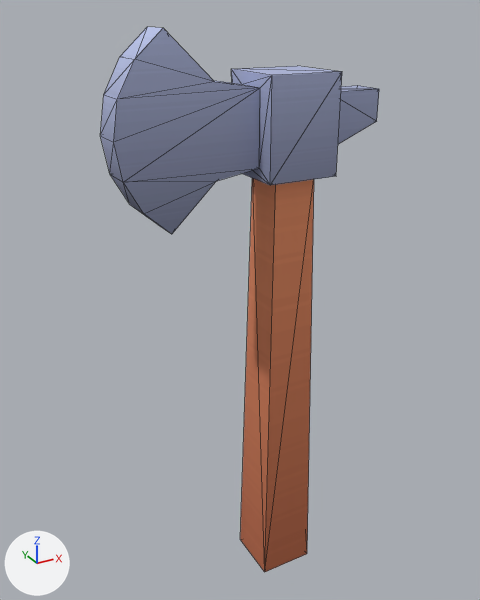
What one commit did to the glTF model assets/melee/tool-axe.glb.
Camera for both pictures: a 50 mm camera at (-0.146, -0.23, 0.262) aimed at (-0.016, 0.008, 0.143). Lighting does not change. The marker at lower left points along +X, +Y and +Z. The picture after the commit comes second. Mesh edges are drawn as thin lines. Vertices at exactly the same position are counted once.

The older version as bpy lines, for what is in view:
```python
mat_colormap = bpy.data.materials.new('colormap')
mat_colormap.use_nodes = True; mat_colormap.node_tree.nodes.clear()
_N = mat_colormap.node_tree.nodes; _L = mat_colormap.node_tree.links
n0 = _N.new('ShaderNodeBsdfPrincipled'); n0.name = 'Principled BSDF'
n0.inputs[2].default_value = 1.0  # 'Roughness'
n1 = _N.new('ShaderNodeOutputMaterial'); n1.name = 'Material Output'
n2 = _N.new('ShaderNodeTexImage'); n2.name = 'Image Texture'
n2.image = img_colormap
n2.interpolation = 'Closest'
n3 = _N.new('ShaderNodeMapping'); n3.name = 'Mapping'
n4 = _N.new('ShaderNodeUVMap'); n4.name = 'UV Map'
n4.uv_map = 'UVMap'
_L.new(n0.outputs[0], n1.inputs[0])  # 'BSDF' to 'Surface'
_L.new(n2.outputs[0], n0.inputs[0])  # 'Color' to 'Base Color'
_L.new(n3.outputs[0], n2.inputs[0])  # 'Vector' to 'Vector'
_L.new(n4.outputs[0], n3.inputs[0])  # 'UV' to 'Vector'
me_tool_axe = bpy.data.meshes.new('tool-axe')
me_tool_axe.from_pydata(...)  # 46 vertices, 84 faces; spans x -0.073..0.041, y -0.015..0.015, z 0.0..0.256
me_tool_axe.materials.append(mat_colormap)
ob_tool_axe = bpy.data.objects.new('tool-axe', me_tool_axe)
ob_tool_axe.location = (0.0, 0.0, 0.0)
```
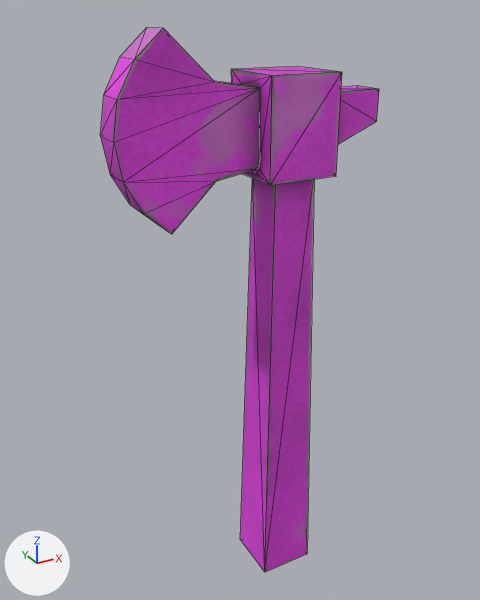
What changed in the scene script:
```text
Add img_image_0:
    img_image_0 = load_image('Image_0', '_unpacked/Image_0', 512, 512, 'sRGB')
Add img_image_2:
    img_image_2 = load_image('Image_2', '_unpacked/Image_2', 512, 512, 'Non-Color')
Add img_image_1:
    img_image_1 = load_image('Image_1', '_unpacked/Image_1', 512, 512, 'Non-Color')
Change mat_colormap:
    remove # nodes: BsdfPrincipled, Mapping, OutputMaterial, TexImage, UVMap
    remove # uses the picture img_colormap
    nodes: BsdfPrincipled, NormalMap, OutputMaterial, SeparateColor, TexImage x3
    uses the picture img_image_0
    uses the picture img_image_1
    uses the picture img_image_2
Change me_tool_axe:
    where me_tool_axe.from_pydata(...)  # 46 vertices, 84 faces; spans x -0.073..0.041, y -0.015..0.015, z 0.0..0.256
    used by ob_tool_axe; location = (0.0, 0.0, 0.0)
    me_tool_axe part 1: 84 kept faces spanning x -0.073..0.041, y -0.015..0.015, z 0.0..0.256 get new texture (UV) coordinates
```

Pixel boxes [x1, y1, x2, y2] of what changed, in the pictures (480 x 600 px):
'tool-axe', surface changed: [100, 27, 379, 572] in both
